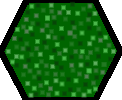
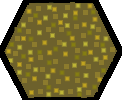
Revision of a layered (122, 100) image; what changed, layer by layer:
showed "Background", moved it above "Layer", painted on it over [4,2,117,98]
renamed "Background copy" to "Layer", painted on it over [4,2,117,98]
